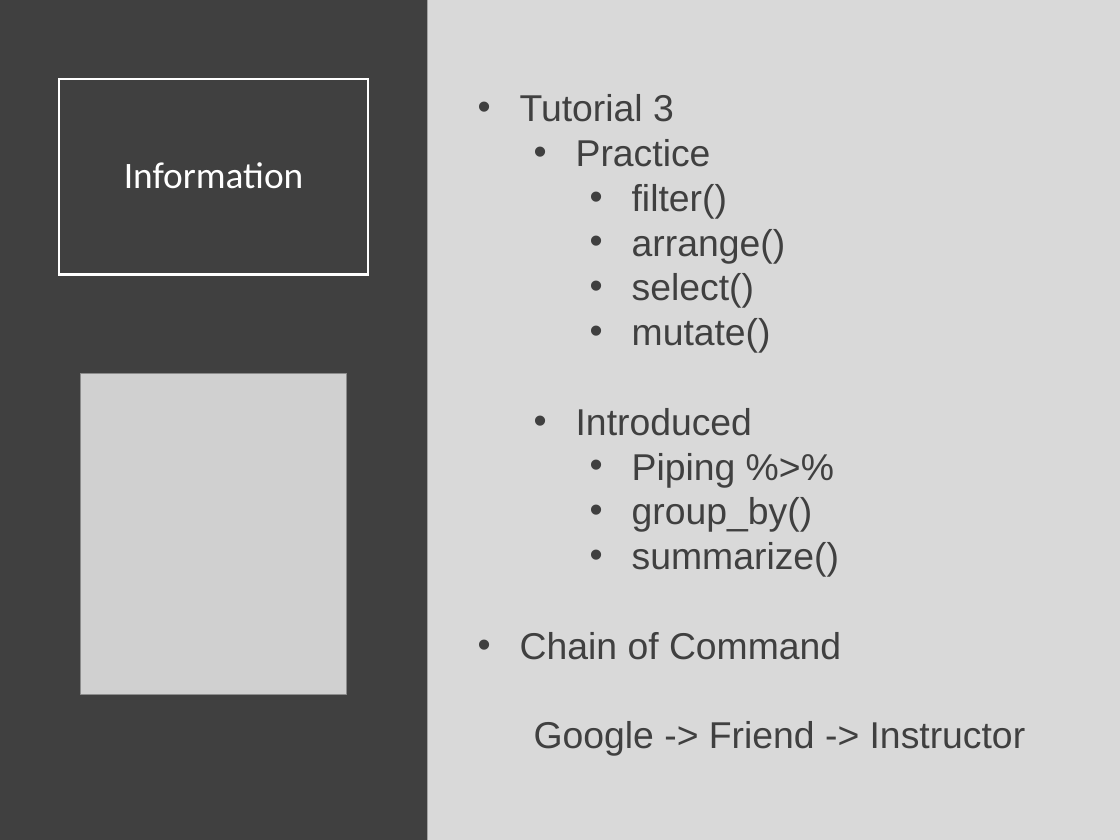
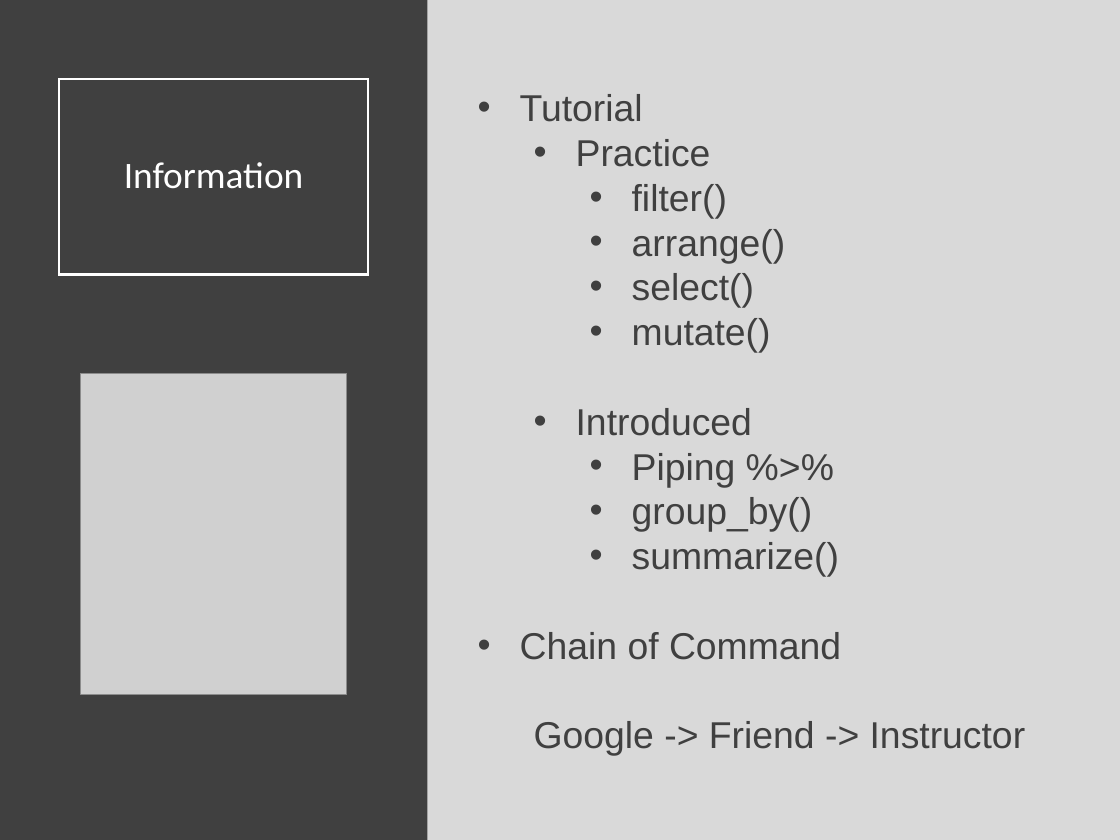
Before and after one commit to Yixf-Self/STOR320_WEBSITE, a slide deck: slide 9 of Lecture/Data Transformation 2/Data_Transformation_2_Lecture.pptx. Drawn at 1120x840 pixels with LibreOffice and Linux fonts; fonts in the diff are those of the drawing; grey boxes stand for pictures. Boxes give left, top, right and bottom in pixels: in the first picture for what was removed or moved away, otherwise in the second. Text is boxed around its words. In the diff, an @@ line names an element or a change of style, - is before the commit and + after.

```diff
--- a/Lecture/Data Transformation 2/Data_Transformation_2_Lecture.pptx
+++ b/Lecture/Data Transformation 2/Data_Transformation_2_Lecture.pptx
@@ text at [520, 94, 643, 122]: text changed @@
-• Tutorial 3
+• Tutorial
```
Also in this commit, not shown: 20 other files.
